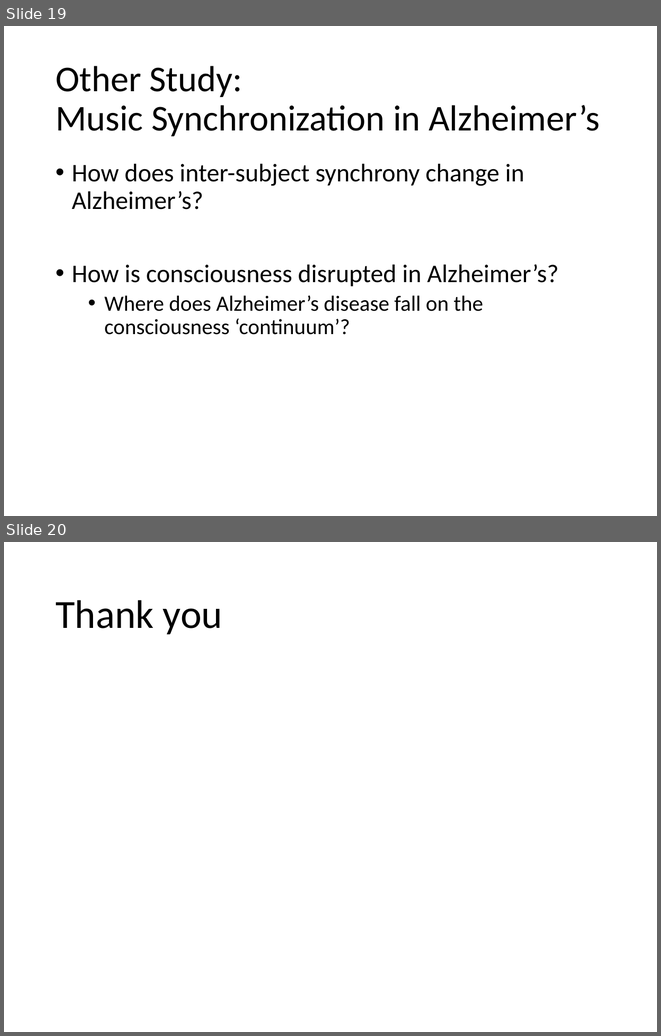
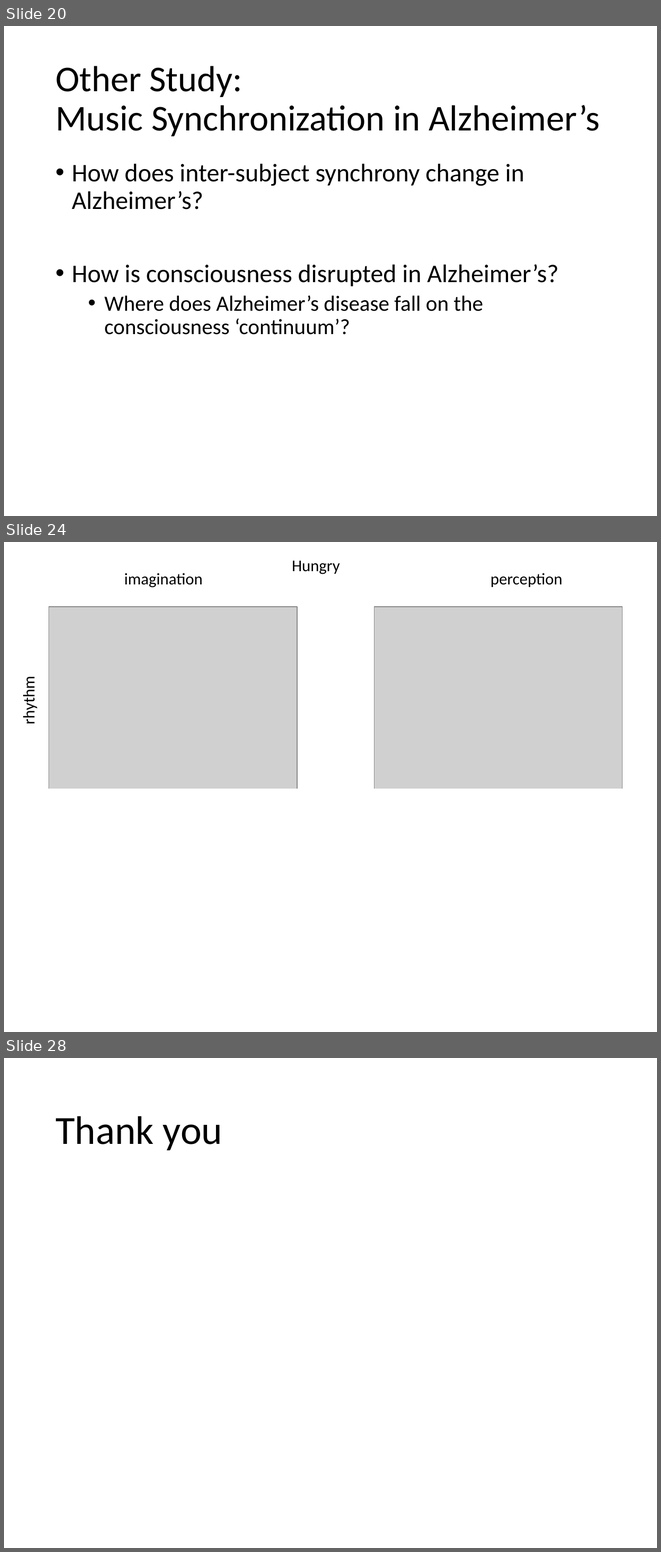
Before and after one commit to asternin/PhDProject, a slide deck: Meetings/2017.09.06-LabRetreat.pptx. Shown one above the other, each under a label of ours: slides 19 and 20 before the commit, slides 20, 24 and 28 after it; the slides between them are not shown. The pictures are 661x1036 and 661x1552 pixels, drawn with LibreOffice and Linux fonts; fonts in the diff are those of the drawing; grey boxes stand for pictures. Boxes give left, top, right and bottom in pixels: in the first picture for what was removed or moved away, otherwise in the second. Text is boxed around its words. In the diff, an @@ line names an element or a change of style, - is before the commit and + after.

```diff
--- a/Meetings/2017.09.06-LabRetreat.pptx
+++ b/Meetings/2017.09.06-LabRetreat.pptx
@@ slide 24 added at (x1=4, y1=542, x2=657, y2=1032), background #FFFFFF @@
@@ text added at (x1=124, y1=573, x2=203, y2=588), 18 pt, text #000000 @@
+imagination
@@ text added at (x1=292, y1=561, x2=340, y2=574), 18 pt, text #000000 @@
+Hungry
@@ text added at (x1=491, y1=573, x2=563, y2=587), 18 pt, text #000000 @@
+perception
@@ picture added at (x1=49, y1=607, x2=297, y2=793) @@
@@ picture added at (x1=374, y1=607, x2=623, y2=793) @@
@@ text added at (x1=19, y1=681, x2=39, y2=723), 18 pt, text #000000 @@
+rhythm
@@ rectangle added at (x1=4, y1=789, x2=645, y2=1020), fill #FFFFFF @@
@@ what was slide 19 is now slide 20 @@
@@ what was slide 20 is now slide 28 @@
```
Also in this commit, not shown: 1 slide changed, 7 other slides added, 12 other files.
